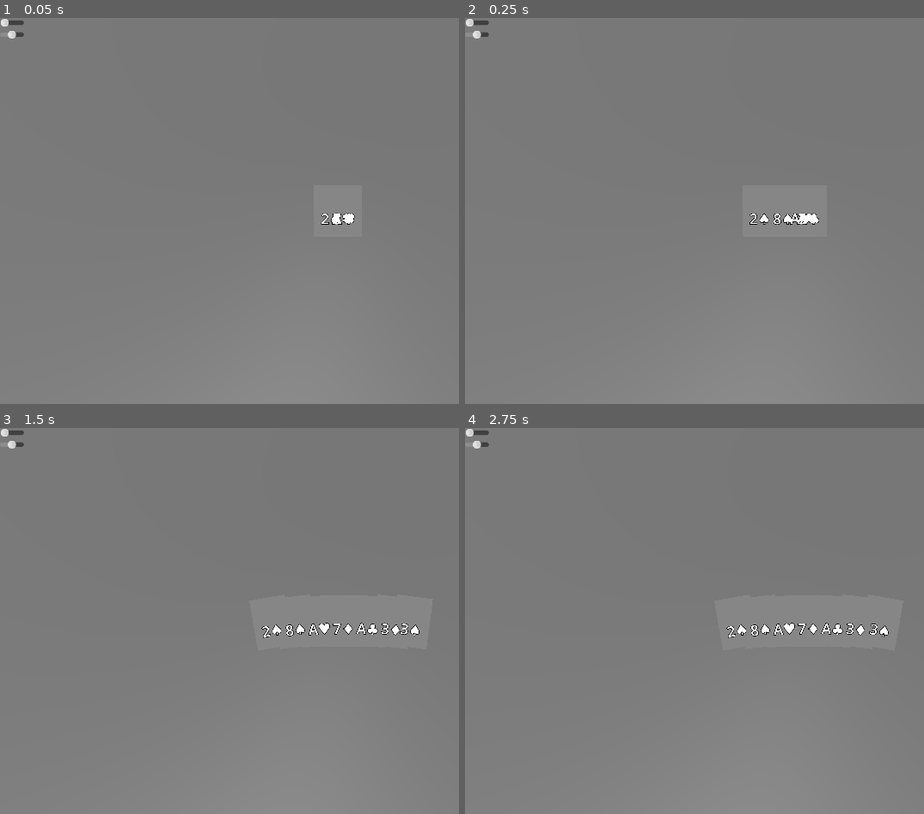
Above: before the commit, frames 1-4 (two rows, left to right).
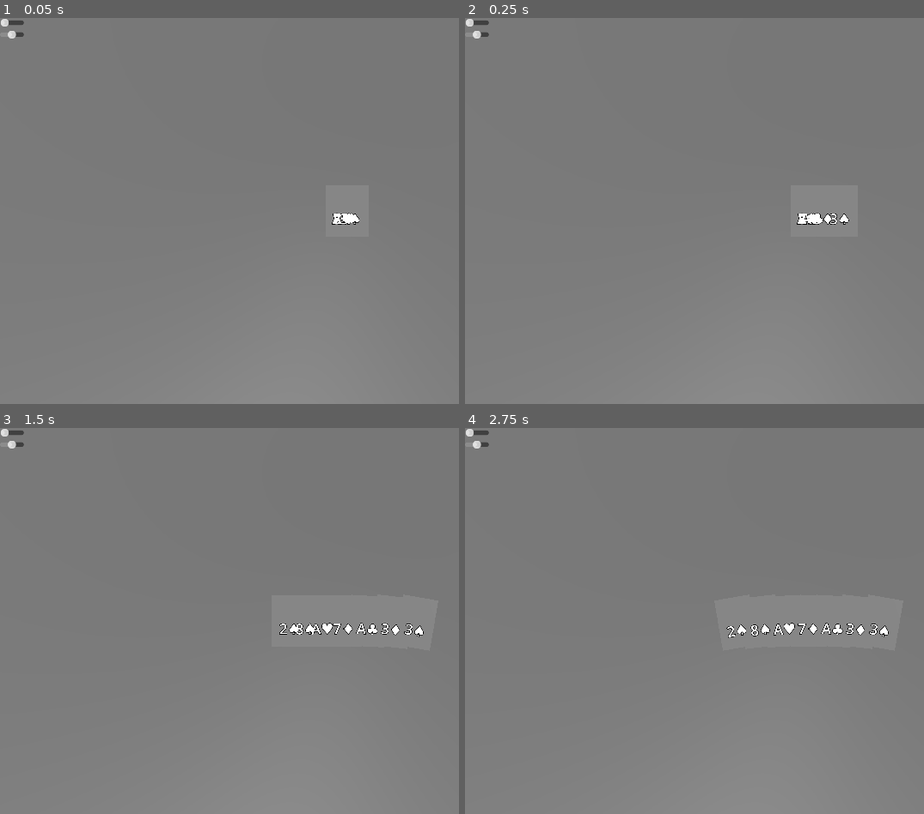
Above: after the commit, the same moments.

Repository: eerieA/game-qs-grill
Game: Godot game, scene res://scenes/main.tscn
The game is run twice, just before and just after one commit, with the same random seed, the same clock (stepped at 60 frames per second) and the same inputs.
Inputs:
- Up to frame 1 (0.05 s): no input
- Up to frame 2 (0.25 s): no input
- Up to frame 3 (1.5 s): tap Enter at 0.5 s
- Up to frame 4 (2.75 s): no input

The runs differ from the first frame. In frame 1, less than 0.1% of the frame differs, in the area x 69-79%, y 50-54%; in frame 2, 0.3%; in frame 3, 0.4%, in the area x 56-93%, y 50-55%; in frame 4, nothing differs.

Commit message:
a bit less janky animation and an animator class to host it

Diff:
--- /dev/null
+++ b/scripts/deal_animator.gd
@@ -0,0 +1,129 @@
+extends Node
+class_name DealAnimator
+
+signal deal_finished()
+
+# Play a deal animation. Parameters:
+# - hand: Array of card data (any)
+# - card_scene: PackedScene to instantiate card nodes
+# - hand_anchor: Node3D where cards will be parented
+# - deck_anchor: Node3D used to compute starting local position
+# - spacing: float distance between cards
+# - fan_angle_deg: float total fan angle in degrees
+# - max_duration: float maximum duration for farthest card
+# - finish_stagger: float time between subsequent card finish times
+#
+# This node will add instantiated cards as children of hand_anchor. It will free itself
+# shortly after the animation finishes.
+func play_deal(hand: Array, card_scene: PackedScene, hand_anchor: Node3D, deck_anchor: Node3D, spacing: float, fan_angle_deg: float, max_duration: float, finish_stagger: float) -> void:
+	var card_count = hand.size()
+	if card_count == 0:
+		# nothing to do; emit and queue_free
+		emit_signal("deal_finished")
+		queue_free()
+		return
+
+	# compute layout
+	var total_width = (card_count - 1) * spacing
+	var start_x = - total_width / 2.0
+	var fan_angle = deg_to_rad(fan_angle_deg)
+	var start_angle = - fan_angle / 2.0
+
+	# Starting local position (deck) - compute once
+	var start_local = hand_anchor.to_local(deck_anchor.global_transform.origin)
+
+	# First: instantiate all cards and compute their target transforms.
+	var card_entries: Array = []
+	for i in range(card_count):
+		var card_data = hand[i]
+		var card = card_scene.instantiate()
+		if card == null:
+			push_error("card_scene.instantiate() returned null!")
+			continue
+
+		card.card_data = card_data
+		hand_anchor.add_child(card)
+		card.position = start_local
+
+		# Compute target local position & rotation
+		var t = float(i) / (card_count - 1) if card_count > 1 else 0.5
+		var angle = start_angle + t * fan_angle
+		var target_pos = Vector3(start_x + i * spacing, 0, 0)
+		var target_rot_deg = rad_to_deg(-angle)
+
+		card_entries.append({
+			"index": i,
+			"card": card,
+			"target_pos": target_pos,
+			"target_rot_deg": target_rot_deg
+		})
+
+	# Compute distance from deck for each entry and a per-card duration
+	var max_dist = 0.0
+	for e in card_entries:
+		var d = e["target_pos"].distance_to(start_local)
+		e["distance"] = d
+		if d > max_dist:
+			max_dist = d
+
+	# Duration scaling: cards farther from the deck move longer.
+	var min_duration = max(0.02, max_duration)
+	for e in card_entries:
+		var frac = 0.0
+		if max_dist > 0.0:
+			frac = e["distance"] / max_dist
+		e["duration"] = lerp(min_duration, max_duration, frac)
+
+	# Decide the visual order: leftmost to rightmost (target_pos.x ascending)
+	card_entries.sort_custom(func(a, b):
+		return sign(a["target_pos"].x - b["target_pos"].x)
+	)
+
+	# Compute finish times so that the rightmost card finishes first, then each subsequent
+	# card finishes finish_stagger seconds after the previous one.
+	var first_finish = card_entries[0]["duration"]
+	var last_finish_time = 0.0
+	var last_tween = null
+	for order_idx in range(card_entries.size()):
+		var entry = card_entries[order_idx]
+		var card = entry["card"]
+		var target_pos = entry["target_pos"]
+		var target_rot_deg = entry["target_rot_deg"]
+		var dur = entry["duration"]
+
+		var desired_finish = first_finish + order_idx * finish_stagger
+		var start_delay = max(0.0, desired_finish - dur)
+
+		# Create tweens on the hand_anchor to ensure their lifetime isn't tied to this animator node
+		# Otherwise when this node is freed, animation sequence will stop midway
+		var tw = hand_anchor.create_tween()
+		tw.tween_property(card, "position", target_pos, dur) \
+			.set_trans(Tween.TRANS_SINE).set_ease(Tween.EASE_OUT).set_delay(start_delay)
+
+		# Safely get the rot pivot node from the instantiated card (avoid depending on onready timing)
+		var rot_pivot_node = null
+		if card.has_node("RotPivot"):
+			rot_pivot_node = card.get_node("RotPivot")
+
+		if rot_pivot_node != null:
+			tw.tween_property(rot_pivot_node, "rotation_degrees:y", target_rot_deg, dur) \
+				.set_trans(Tween.TRANS_SINE).set_ease(Tween.EASE_OUT).set_delay(start_delay)
+		else:
+			push_warning("Card instance has no RotPivot node; skipping rotation tween")
+
+		entry["start_delay"] = start_delay
+		entry["finish_time"] = start_delay + dur
+		if entry["finish_time"] > last_finish_time:
+			last_finish_time = entry["finish_time"]
+			last_tween = tw
+
+	# When the last animation finishes, emit signal and free self
+	if last_tween != null:
+		last_tween.connect("finished", Callable(self , "_on_finished"))
+	else:
+		emit_signal("deal_finished")
+		queue_free()
+
+func _on_finished() -> void:
+	emit_signal("deal_finished")
+	queue_free()
--- a/scripts/main.gd
+++ b/scripts/main.gd
@@ -2,16 +2,19 @@
 
 @export var card3d_scene: PackedScene
 @export var card_draw_count: int = 5
-@export var deal_duration: float = 0.35
-@export var deal_stagger: float = 0.08
+@export var deal_duration: float = 0.64
+@export var deal_stagger: float = 0.08 # Should be smaller than deal_duration
 
-@onready var deck = $Deck  # logic node with deck.gd
-@onready var deck_anchor = $Deck/DeckAnchor  # Node3D used for visuals
+@onready var deck = $Deck # logic node with deck.gd
+@onready var deck_anchor = $Deck/DeckAnchor # Node3D used for visuals
 @onready var hand_anchor = $HandAnchor
+
+# Preload the DealAnimator script so we don't rely on class_name registration order
+const DealAnimator = preload("res://scripts/deal_animator.gd")
 
 # These are used to store values passed from the HSlider value change
 var fan_angle_deg: float = 20.0
-var card_spacing: float = 0.5  # In world units, e.g. 1.0 means 1 m
+var card_spacing: float = 0.5 # In world units, e.g. 1.0 means 1 m
 
 var current_hand: Array = []
 
@@ -43,47 +46,11 @@
 
 
 func _deal_cards(hand: Array):
-	var card_count = hand.size()
-	if card_count == 0:
-		return
-
-	# compute layout
-	var total_width = (card_count - 1) * card_spacing
-	var start_x = -total_width / 2.0
-	var fan_angle = deg_to_rad(fan_angle_deg)
-	var start_angle = -fan_angle / 2.0
-
-	for i in range(card_count):
-		var card_data = hand[i]
-		var card = card3d_scene.instantiate()
-		if card == null:
-			push_error("card3d_scene.instantiate() returned null!")
-			return
-
-		card.card_data = card_data
-		# Add to hand_anchor so hand transforms are simple. At the deck local position first
-		var start_local = hand_anchor.to_local(deck_anchor.global_transform.origin)
-		hand_anchor.add_child(card)
-		card.position = start_local
-
-		# compute target local position & rotation
-		var t = float(i) / (card_count - 1) if card_count > 1 else 0.5
-		var angle = start_angle + t * fan_angle
-		var target_pos = Vector3(start_x + i * card_spacing, 0, 0)
-		var target_rot_deg = rad_to_deg(-angle)
-
-		# Simplest way: immediately place rotated (no animation)
-		# card.set_rotation_y(target_rot_deg)
-		# card.position = target_pos
-
-		# Fancier way: animate position and rotation from deck to hand
-		var st_tw = create_tween()
-		st_tw.tween_property(card, "position", target_pos, deal_duration) \
-			.set_trans(Tween.TRANS_SINE).set_ease(Tween.EASE_OUT).set_delay(i * deal_stagger)
-		# Tween the rot_pivot node's rotation_degrees.y component
-		# Use card.rot_pivot as the target object and "rotation_degrees:y" as property name
-		st_tw.tween_property(card.rot_pivot, "rotation_degrees:y", target_rot_deg, deal_duration) \
-			.set_trans(Tween.TRANS_SINE).set_ease(Tween.EASE_OUT).set_delay(i * deal_stagger)
+	# Use DealAnimator to perform the animated dealing
+	var animator = DealAnimator.new()
+	add_child(animator)
+	animator.connect("deal_finished", Callable(animator, "queue_free"))
+	animator.play_deal(hand, card3d_scene, hand_anchor, deck_anchor, card_spacing, fan_angle_deg, deal_duration, deal_stagger)
 
 
 func _display_hand(hand: Array):
@@ -93,11 +60,11 @@
 
 	# distance between cards in meters
 	var total_width = (card_count - 1) * card_spacing
-	var start_x = -total_width / 2.0
+	var start_x = - total_width / 2.0
 
 	# total spread angle
 	var fan_angle = deg_to_rad(fan_angle_deg)
-	var start_angle = -fan_angle / 2.0
+	var start_angle = - fan_angle / 2.0
 
 	for i in range(card_count):
 		var card_data = hand[i]
Not shown, added: scripts/deal_animator.gd.uid
